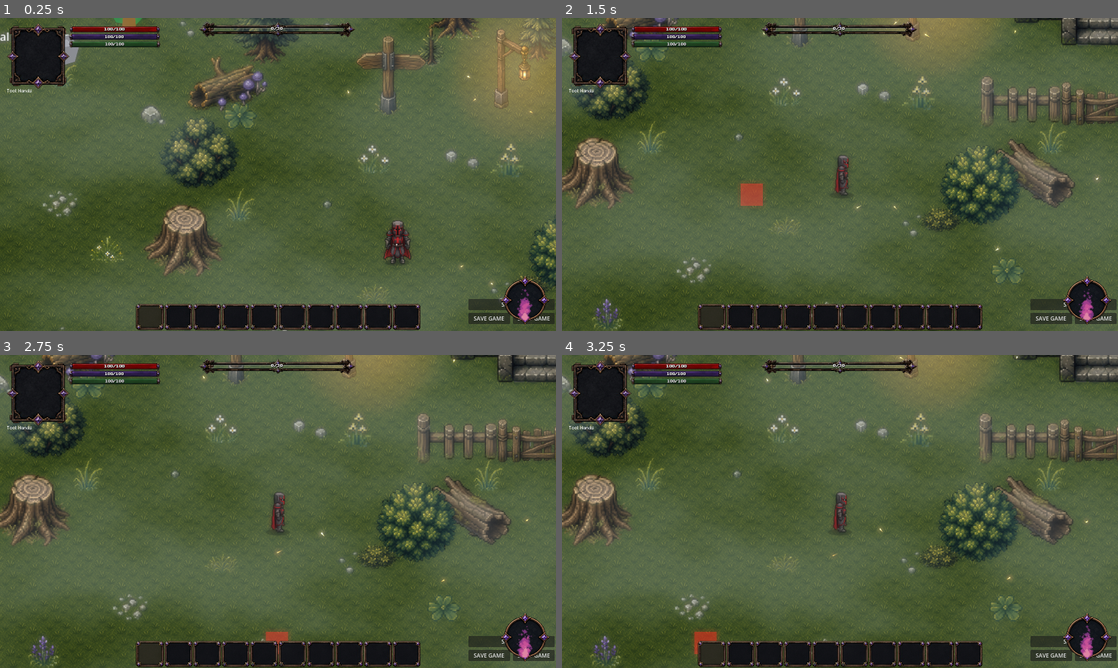
Above: before the commit, frames 1-4 (two rows, left to right).
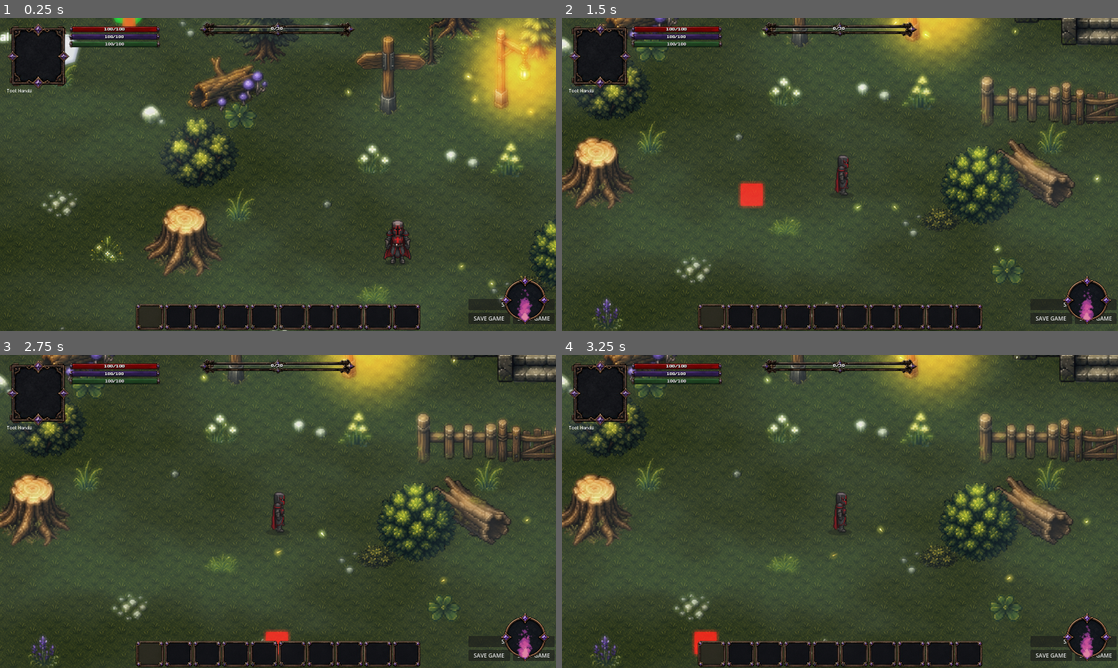
Above: after the commit, the same moments.

Repository: ramonsamagaio/Oathwake-Main
Game: Godot game, scene res://scenes/game/Game.tscn
Two runs of this game, one before a commit and one after it. Both use one fixed random seed, a clock stepped at 60 frames per second and the inputs below. This scene is started directly instead of the project's main scene.
Inputs (mouse positions are in pixels of both pictures, inside the frame that each line leads up to):
- Up to frame 1 (0.25 s): no input
- Up to frame 2 (1.5 s): tap Enter at 0.5 s; move the mouse to (962, 158) at 0.52 s; hold D 0.53-1.25 s; tap B at 0.6 s; click (962, 158) at 0.67 s; tap Space at 0.77 s; drag from (728, 190) to (812, 237) at 1.27 s
- Up to frame 3 (2.75 s): click (278, 652) at 2 s
- Up to frame 4 (3.25 s): click (712, 652) at 2.75 s

The runs differ from the first frame. In frame 1, 58% of the frame differs, in the area x 0-100%, y 0-100%; in frame 2, 56%; in frame 3, 56%; in frame 4, 56%.

Commit message:
Checkpoint ShadersPOS

Diff:
--- a/scenes/effects/settings/ScreenEffectsSettings.tscn
+++ b/scenes/effects/settings/ScreenEffectsSettings.tscn
@@ -5,5 +5,7 @@
 [node name="ScreenEffectsSettings" type="Node" unique_id=2120687030]
 script = ExtResource("1_settings_script")
 dash_line_color = Color(1, 1, 1, 0.5294118)
-bloom_threshold = 0.1
+bloom_threshold = 0.25
 bloom_intensity = 5.0
+blur_size = 0.0028
+glow_mix_amount = 0.79
--- a/scenes/effects/settings/WorldItemOutlineSettings.tscn
+++ b/scenes/effects/settings/WorldItemOutlineSettings.tscn
@@ -5,4 +5,4 @@
 [node name="WorldItemOutlineSettings" type="Node" unique_id=1217132115]
 script = ExtResource("1_settings_script")
 outline_color = Color(1, 1, 1, 0.9490196)
-outline_size = 0.02
+outline_size = 0.01
